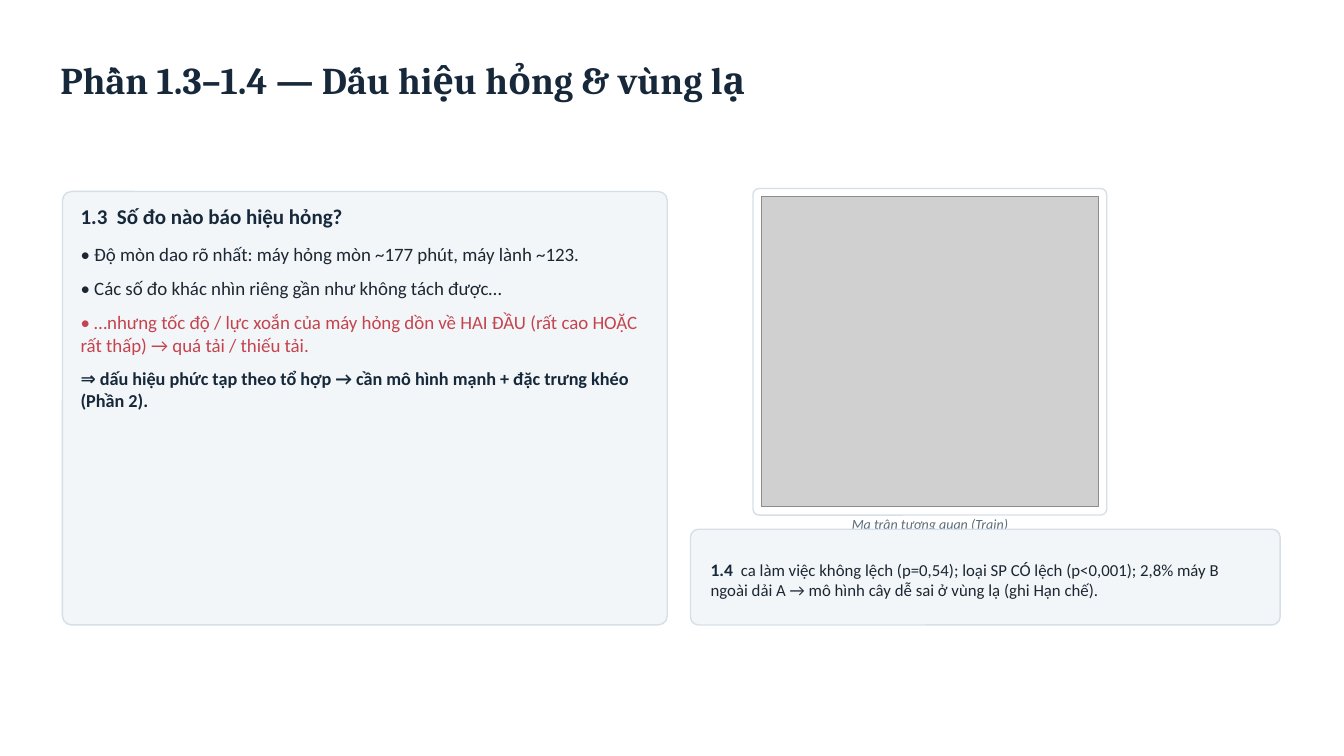
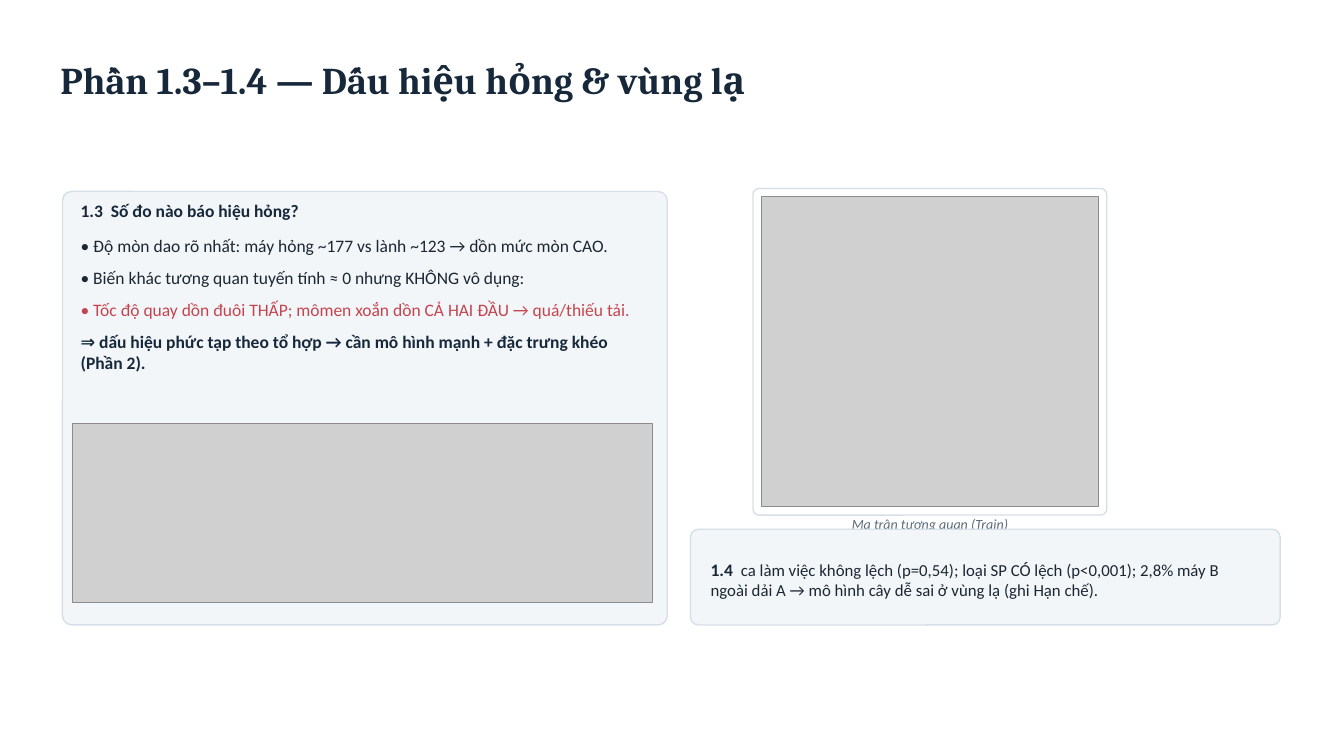
Before and after one commit to tuanhuu3264/MasterDegree_ML_GroupProject, a slide deck: slide 8 of bai_tap_cuoi_khoa/bao_cao/SLIDE_THUYET_TRINH_v6.pptx. Drawn at 1344x756 pixels with LibreOffice and Linux fonts; fonts in the diff are those of the drawing; grey boxes stand for pictures. Boxes give left, top, right and bottom in pixels: in the first picture for what was removed or moved away, otherwise in the second. Text is boxed around its words. In the diff, an @@ line names an element or a change of style, - is before the commit and + after.

```diff
--- a/bai_tap_cuoi_khoa/bao_cao/SLIDE_THUYET_TRINH_v6.pptx
+++ b/bai_tap_cuoi_khoa/bao_cao/SLIDE_THUYET_TRINH_v6.pptx
@@ text at <box>81,203,608,372</box>: size 15 to 12.5 pt in "1.3 Số đo nào báo hiệu hỏng?"; size 13 to 12.5 pt in "⇒ dấu hiệu phức tạp theo tổ ..." @@
@@ text at <box>93,239,629,319</box>: text changed; size 13.5 to 12.5 pt @@
-• Độ mòn dao rõ nhất: máy hỏng mòn ~177 phút, máy lành ~123.
-• Các số đo khác nhìn riêng gần như không tách được…
-• …nhưng tốc độ / lực xoắn của máy hỏng dồn về HAI ĐẦU (rất cao HOẶC rất thấp) → quá tải / thiếu tải.
+• Độ mòn dao rõ nhất: máy hỏng ~177 vs lành ~123 → dồn mức mòn CAO.
+• Biến khác tương quan tuyến tính ≈ 0 nhưng KHÔNG vô dụng:
+• Tốc độ quay dồn đuôi THẤP; mômen xoắn dồn CẢ HAI ĐẦU → quá/thiếu tải.
@@ picture added at <box>73,423,652,603</box> @@
```
Also in this commit, not shown: 2 other slides changed, 16 other files.
